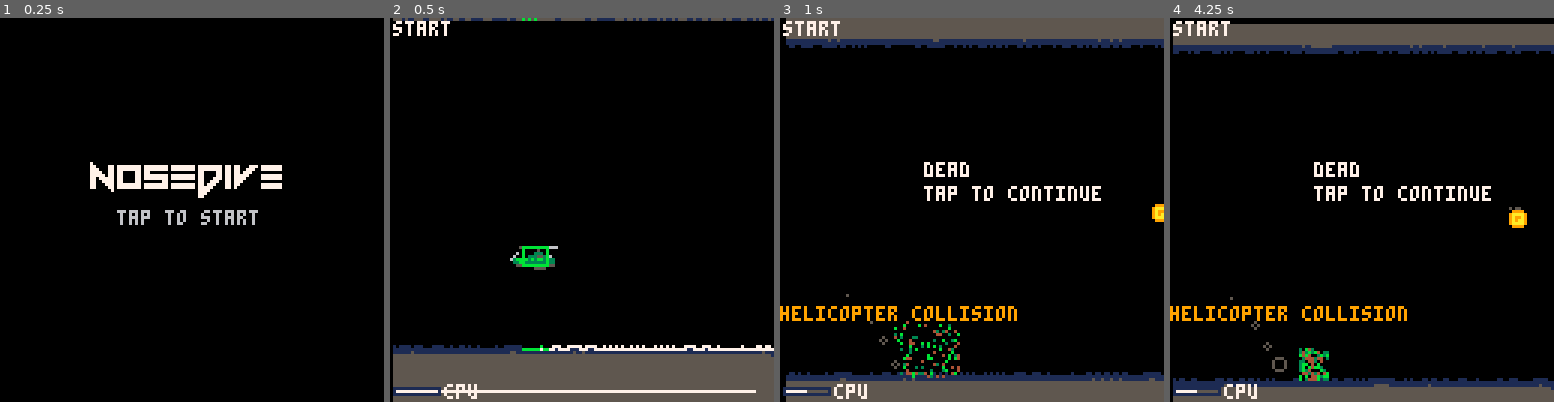
Above: before the commit, frames 1-4 (left to right).
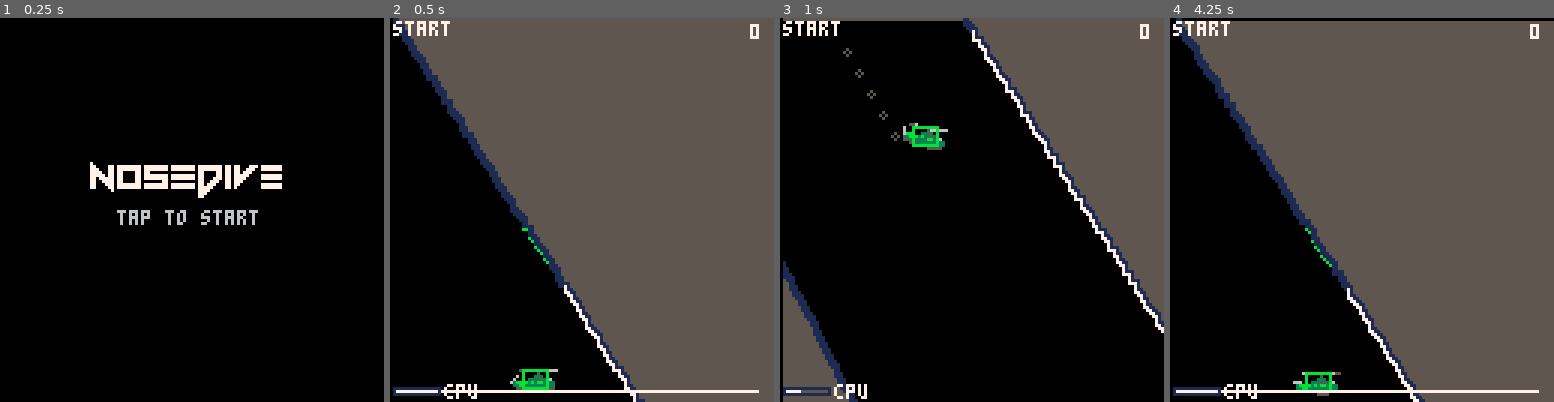
Above: after the commit, the same moments.

Repository: henrycatalinismith/nosedive
Game: PICO-8 cartridge nosedive.p8
Same seed, same stepped clock (60 frames per second), same inputs: the game is played once before the commit and once after it.
Inputs:
- Up to frame 1 (0.25 s): no input
- Up to frame 2 (0.5 s): tap X (X key) at 0.33 s
- Up to frame 3 (1 s): tap O (Z key) at 0.7 s
- Up to frame 4 (4.25 s): tap X (X key) at 1.07, 1.85, 2.97, 4.08 s; hold Right 1.6-2.1 s; tap O (Z key) every 0.4 s from 1.7 to 4.1 s; hold Up 2.15-2.42 s; hold Right 2.47-3.03 s; hold Left 3.08-3.58 s; hold Down 3.63-3.97 s; hold Right from 4.02 s (still down)

Frame 1 is identical in both runs. In frame 2, 71% of the frame differs, in the area x 0-100%, y 0-100%; in frame 3, 34%; in frame 4, 66%.

Commit message:
fix a whole shitload of stuff
coding in the car completely AI free. bit carsick but pretty fun
actually thinking instead of just describing shit to the agent and
watching it solve everything

Diff:
--- a/nosedive.p8
+++ b/nosedive.p8
@@ -216,6 +216,8 @@
       and (coin.x1 < x and coin.x2 > x)
       and not (coin.y2 < hitbox_y1 or coin.y1 > hitbox_y2)
       then
+      -- cave_vx += 1
+      coin_combo_length += 1
       coin.hit = clock_frame
       coins_count += 1
       camera_shake_intensity = 5
@@ -233,6 +235,7 @@
      end
 
     elseif coin.hit == nil and coin.miss == nil then
+     coin_combo_length = 0
      coin.miss = clock_frame
     end
 
@@ -291,15 +294,34 @@
    end
   end
 
-  if #coins == 0 or coins[#coins].x2 < 120 then
+  if (#coins == 0 or coins[#coins].x2 < 120) and biome_id != "start" then
    if coin_cooldown_frame <= coin_cooldown_limit then
     coin_cooldown_frame += 1
    else
     coin_cooldown_frame = 0
-    local x1 = 130
-
-    local y1 = cave_get(cave_roof, 136) + ((
-     cave_get(cave_floor, 136) - cave_get(cave_roof, 136)
+    local x1 = 120
+    local cx1 = x1
+
+    local top = cave_roof
+    local btm = cave_floor
+
+    local crt0 = cave_get(cave_rock_top, x1)
+    local crt00 = cave_get(cave_rock_top, x1+10)
+    if crt0 or crt00 then
+     if crt00 then
+      cx1 += 10
+     end
+     top_gap = abs(cave_get(cave_roof, cx1) - cave_get(cave_rock_top, cx1))
+     btm_gap = abs(cave_get(cave_floor, cx1) - cave_get(cave_rock_bottom, cx1))
+     if top_gap > btm_gap then
+      btm = cave_rock_top
+     else
+      top = cave_rock_bottom
+     end
+    end
+
+    local y1 = cave_get(top, cx1) + ((
+     cave_get(btm, cx1) - cave_get(top, cx1)
     ) / 2) - 4
 
     local x2 = x1+9
@@ -549,6 +571,7 @@
   draw_bar("cpu", stat(1), 1, 123)
   -- print(cave_y1, 32, 1, 7)
   print(biome_id, 1, 1, 7)
+  print(coin_combo_length, 120, 2)
  end
 
  if draw(draw_dead) then
@@ -720,7 +743,7 @@
 
   coin_height = 64
   coin_cooldown_frame = clock_frame
-  coin_cooldown_limit = 32
+  coin_cooldown_limit = 48
 
   for x = 1,chunk_length do
    local slice = chunk_fn(x/chunk_length)
@@ -733,13 +756,14 @@
 
   coins = {}
   coins_count = 0
+  coin_combo_length = 0
 
   debug_messages = {}
   debug_color = 8
 
   helicopter_x = 48
-  helicopter_y = 80
-  helicopter_vy = 0.5
+  helicopter_y = 120
+  helicopter_vy = 2
   helicopter_inclination = "dropping"
   helicopter_gravity = 0.1
   helicopter_min_vy = -1.5
@@ -1348,8 +1372,12 @@
 function biome_start()
  biome_id = "start"
  biome_next_chunk = function()
-  if biome_chunk_count < 1 then
-   return tunnel(0, 110)
+  if biome_chunk_count == 0 then
+   -- return tunnel(0, 110)
+   return chunk(
+    static(0) + noise(1) + linear(200),
+    static(0 + 160) + noise(1) + linear(250)
+   )
   end
  end
 end
@@ -1400,15 +1428,22 @@
 
 function next_biome()
  biome_chunk_count = 0
- if biome_id == "start" then
+ if coin_combo_length == 1 then
   biome_zigzag()
- elseif biome_id == "zigzag" then
-  biome_rooms()
- elseif biome_id == "rooms" then
+ else
   biome_normal()
- else
-  biome_rooms()
- end
+ end
+ -- if biome_id == "start" then
+  -- biome_zigzag()
+ -- else
+ -- end
+ -- elseif biome_id == "zigzag" then
+  -- biome_rooms()
+ -- elseif biome_id == "rooms" then
+  -- biome_normal()
+ -- else
+  -- biome_rooms()
+ -- end
 end
 
 function sinewave(magnitude, frequency)
Not shown, changed: the music (__music__) section of nosedive-music3.p8
Not shown, changed: the sound effects (__sfx__) section of nosedive-music3.p8
